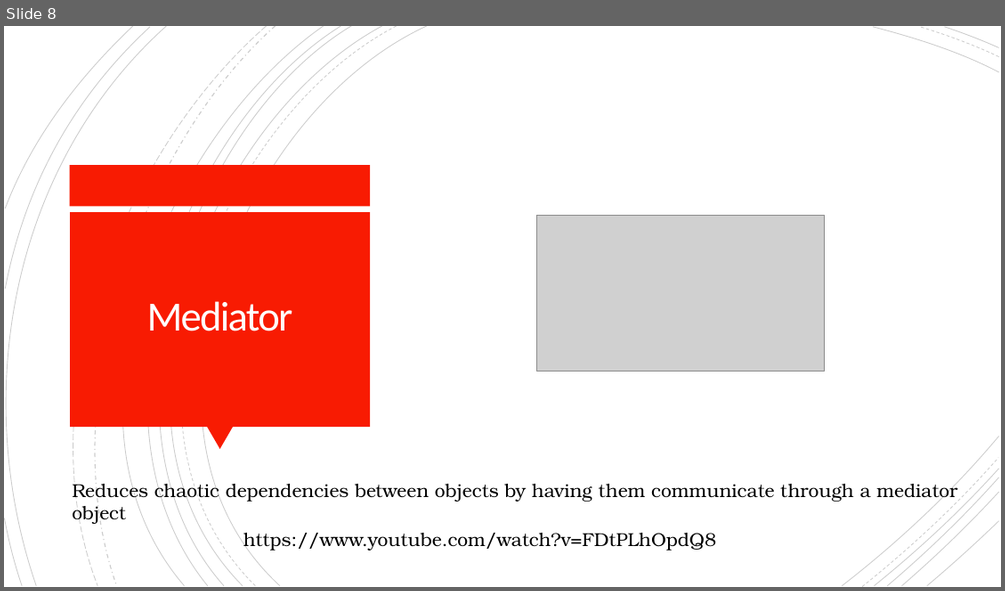
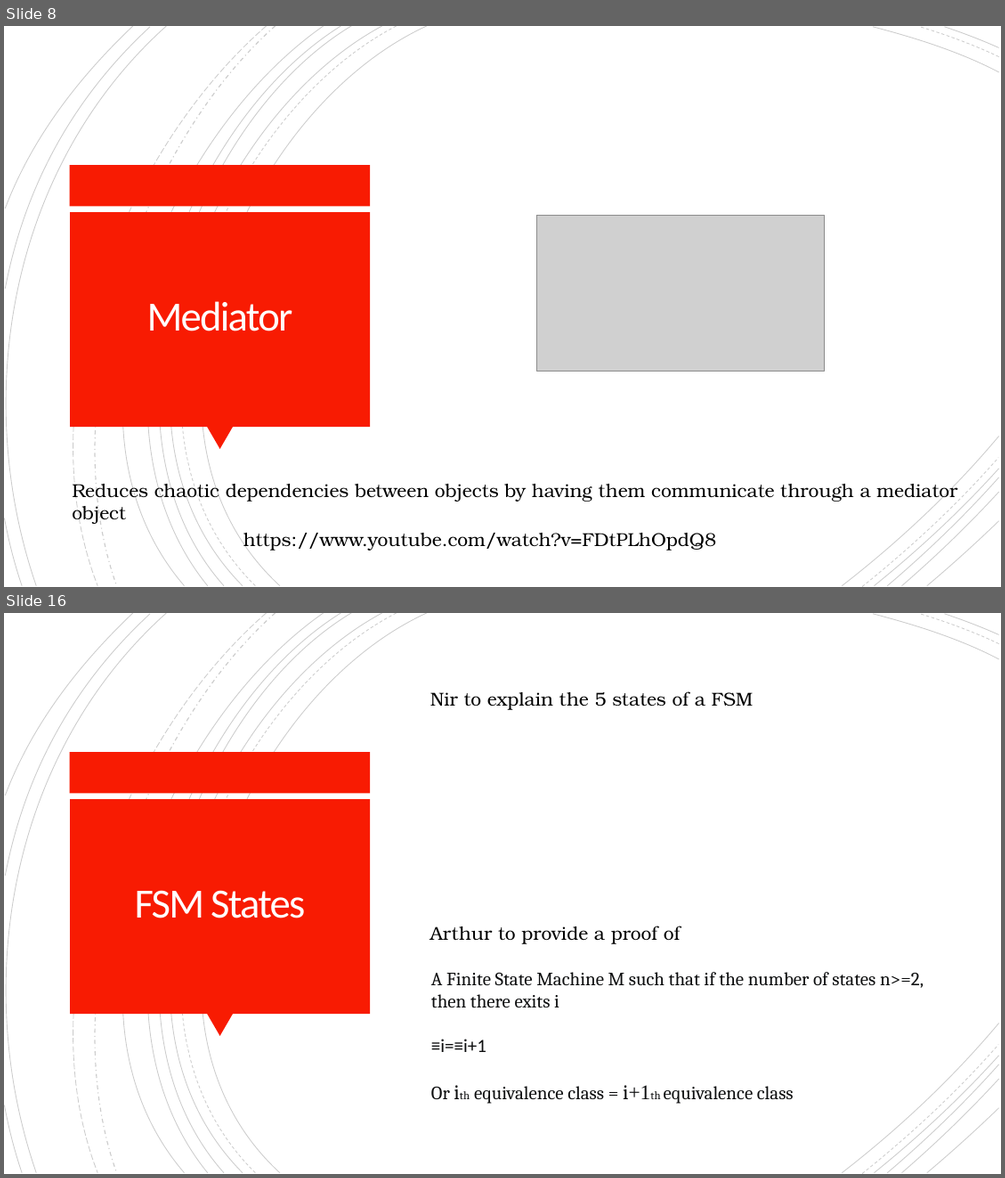
Before and after one commit to TeamOsprey/BytesAndBites, a slide deck: Slides/BytesAndBites - Design Patterns - Behavioural.pptx. Shown one above the other, each under a label of ours: slide 8 before the commit, slides 8 and 16 after it; the slides between them are not shown. The pictures are 1005x591 and 1005x1178 pixels, drawn with LibreOffice and Linux fonts; fonts in the diff are those of the drawing; grey boxes stand for pictures. Boxes give left, top, right and bottom in pixels: in the first picture for what was removed or moved away, otherwise in the second. Text is boxed around its words. In the diff, an @@ line names an element or a change of style, - is before the commit and + after.

```diff
--- a/Slides/BytesAndBites - Design Patterns - Behavioural.pptx
+++ b/Slides/BytesAndBites - Design Patterns - Behavioural.pptx
@@ slide 16 added at box(4, 613, 1001, 1174), background #FFFFFF; not listed: 24 template elements that a slide beside it also shows @@
@@ text added at box(430, 691, 753, 710), 18 pt, text #000000 @@
+Nir to explain the 5 states of a FSM
@@ title added at box(135, 890, 305, 918), 40 pt, text #FFFEFF @@
+FSM States
@@ text added at box(430, 925, 680, 944), 18 pt, text #000000 @@
+Arthur to provide a proof of
@@ text added at box(431, 972, 923, 1103), 18 pt, text #0C0D0E @@
+A Finite State Machine M such that if the number of states n>=2, then there exits i
+≡i=≡i+1
+Or ith equivalence class = i+1th equivalence class
```
Also in this commit, not shown: 2 slides changed, 8 other slides added, 1 other file.
